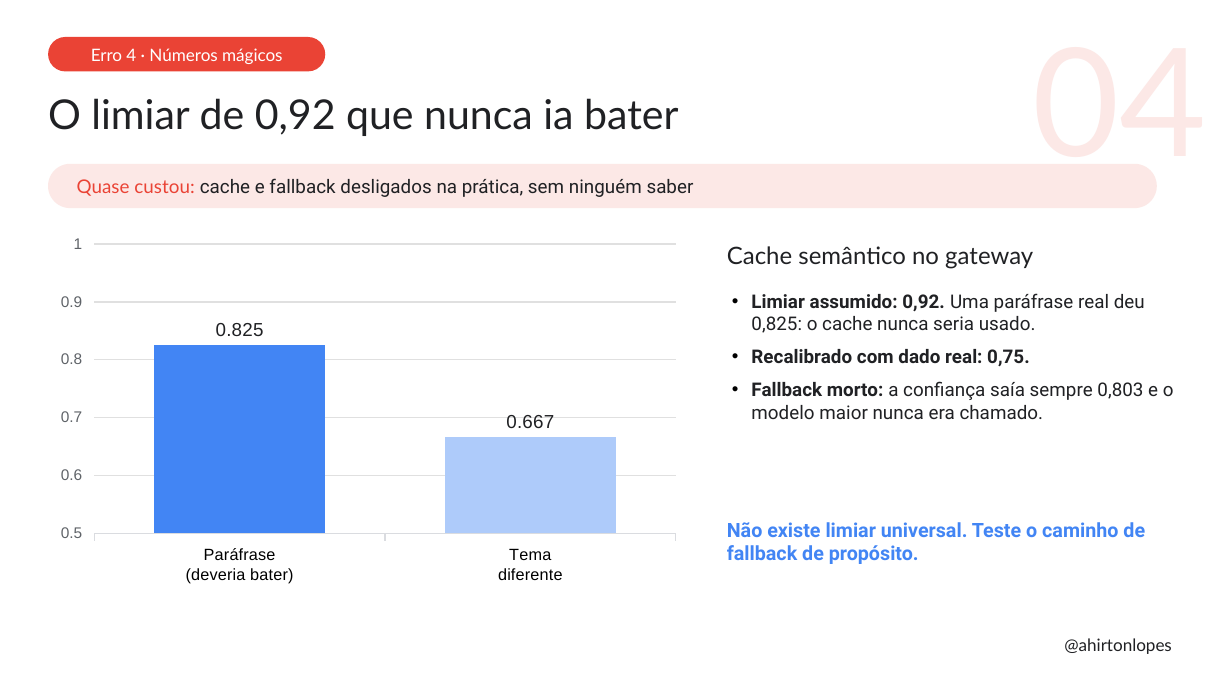
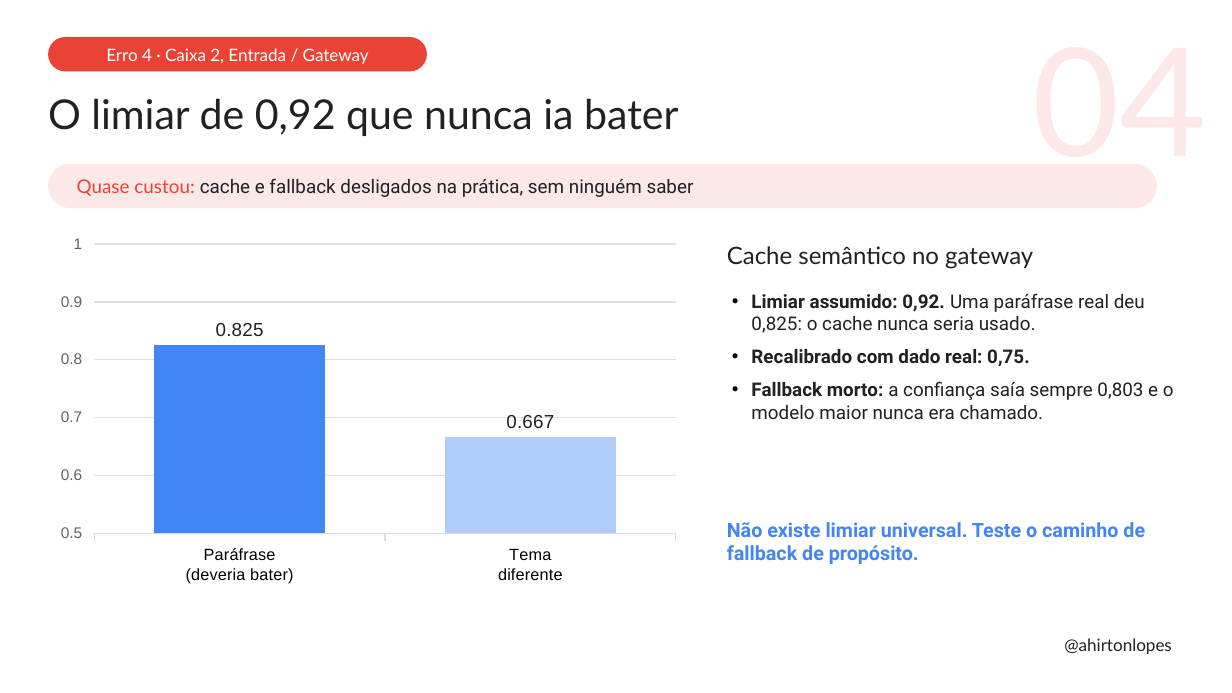
Before and after one commit to ahirtonlopes/alem-dos-loops, a slide deck: slide 13 of Palestra_Ahirton_AlemDosLoops.pptx (slide 12 before the commit). Drawn at 1232x693 pixels with LibreOffice and Linux fonts; fonts in the diff are those of the drawing. Boxes give left, top, right and bottom in pixels: in the first picture for what was removed or moved away, otherwise in the second. Text is boxed around its words. In the diff, an @@ line names an element or a change of style, - is before the commit and + after.

Commit message:
Canvas de arquitetura no case, erros mapeados nas caixas do canvas

```diff
--- a/Palestra_Ahirton_AlemDosLoops.pptx
+++ b/Palestra_Ahirton_AlemDosLoops.pptx
@@ rounded rectangle "Erro 4 · Caixa 2, ..." resized from (x1=48, y1=37, x2=325, y2=71) to (x1=48, y1=37, x2=428, y2=71) @@
@@ text in rounded rectangle at (x1=106, y1=48, x2=369, y2=64): text changed @@
-Erro 4 · Números mágicos
+Erro 4 · Caixa 2, Entrada / Gateway
```
Also in this commit, not shown: 7 other slides changed, 1 slide added, 2 other files.
